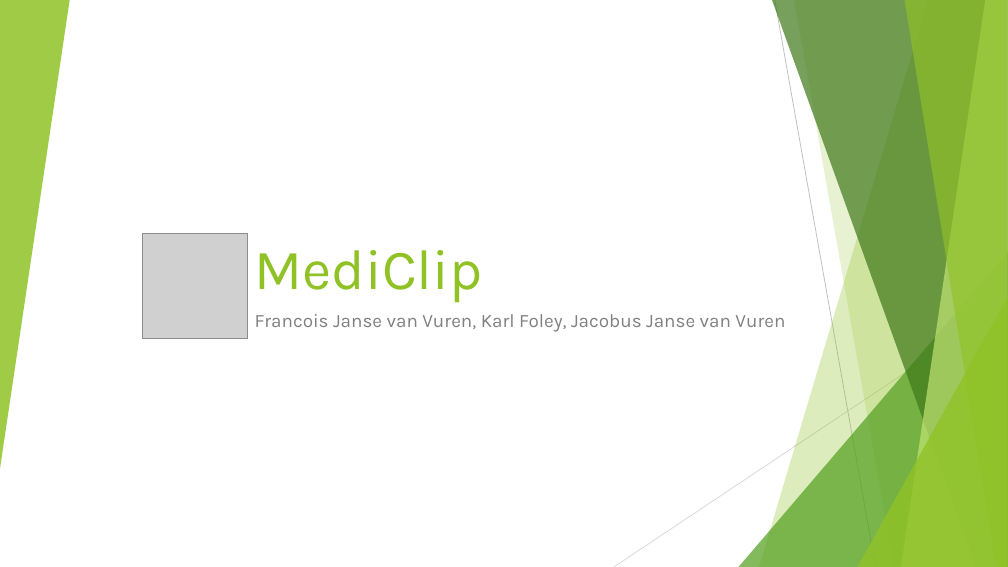
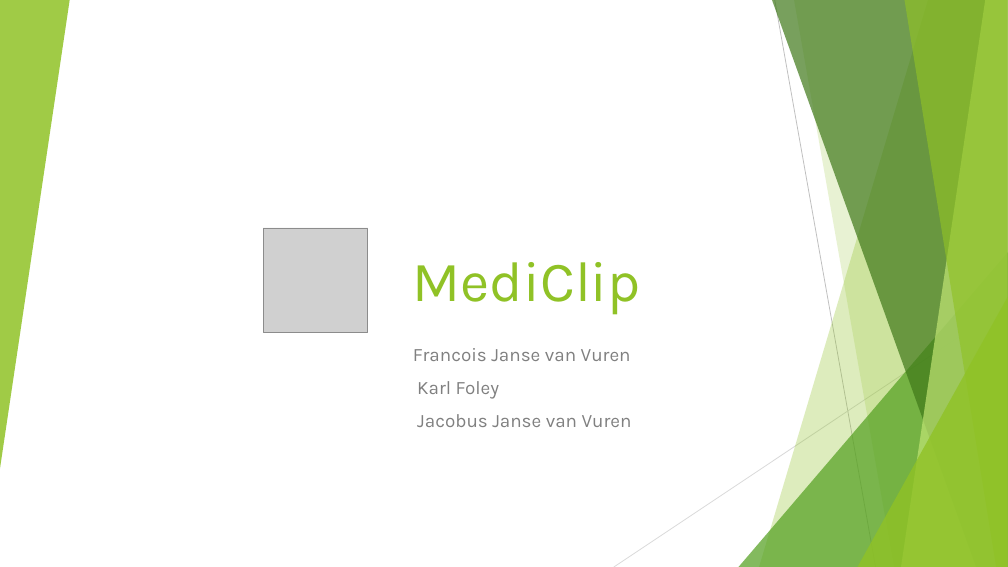
Before and after one commit to jjvanvuren/MediClip, a slide deck: slide 1 of MediClip Presentation.pptx. Drawn at 1008x567 pixels with LibreOffice and Linux fonts; fonts in the diff are those of the drawing; grey boxes stand for pictures. Boxes give left, top, right and bottom in pixels: in the first picture for what was removed or moved away, otherwise in the second. Text is boxed around its words. In the diff, an @@ line names an element or a change of style, - is before the commit and + after.

```diff
--- a/MediClip Presentation.pptx
+++ b/MediClip Presentation.pptx
@@ picture: place and size @@
-picture at [142, 234, 247, 339]
+picture at [263, 228, 368, 333]
@@ title "MediClip": place and size @@
-title "MediClip" at [255, 250, 483, 303]
+title "MediClip" at [413, 262, 641, 315]
@@ subtitle at [413, 348, 632, 427]: text changed @@
-Francois Janse van Vuren, Karl Foley, Jacobus Janse van Vuren
+Francois Janse van Vuren
+Karl Foley
+Jacobus Janse van Vuren
```
Also in this commit, not shown: 2 other slides changed.
